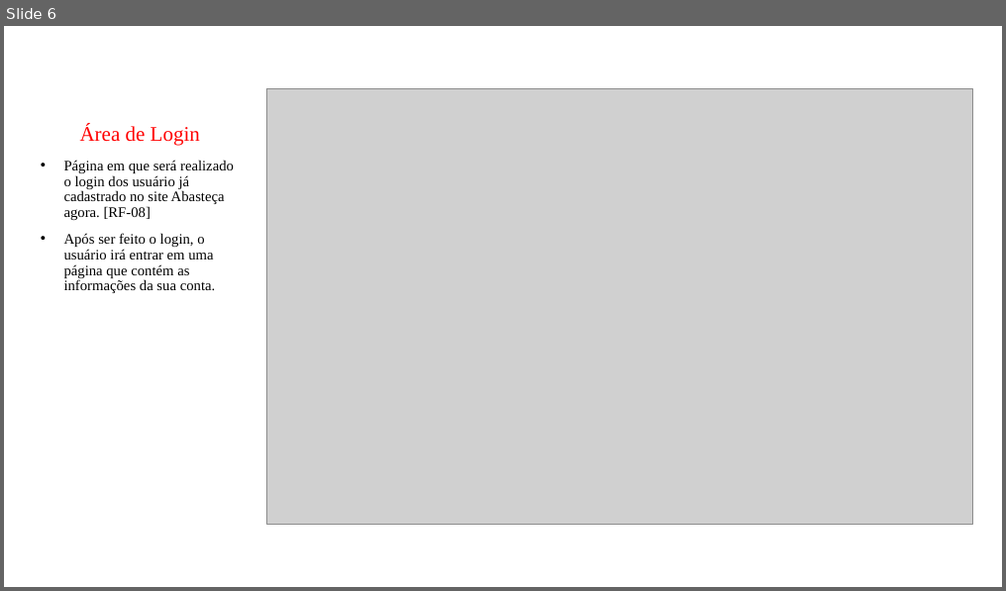
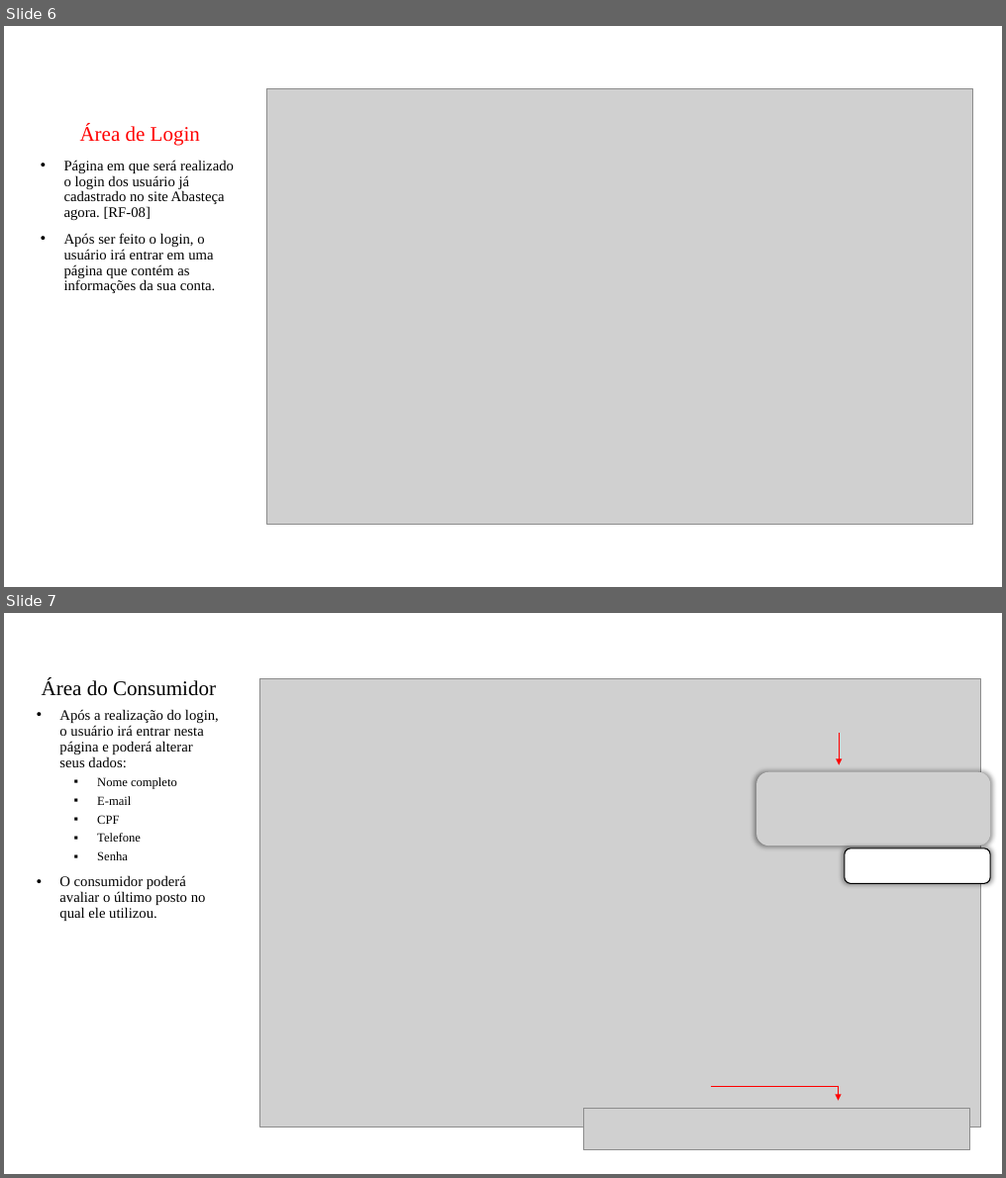
Before and after one commit to ICEI-PUC-Minas-PMV-ADS/pmv-ads-2021-2-e1-proj-web-t5-g3-controle-precos, a slide deck: Apresentação do projeto.pptx. Shown one above the other, each under a label of ours: slide 6 before the commit, slides 6 and 7 after it. The pictures are 1006x591 and 1006x1178 pixels, drawn with LibreOffice and Linux fonts; fonts in the diff are those of the drawing; grey boxes stand for pictures. Boxes give left, top, right and bottom in pixels: in the first picture for what was removed or moved away, otherwise in the second. Text is boxed around its words. In the diff, an @@ line names an element or a change of style, - is before the commit and + after.

```diff
--- a/Apresentação do projeto.pptx
+++ b/Apresentação do projeto.pptx
@@ slide 7 added at (4,613,1002,1174), background #FFFFFF @@
@@ title added at (42,679,216,696), 20 pt, text #000000 @@
+Área do Consumidor
@@ picture added at (259,679,981,1128) @@
@@ subtitle added at (59,709,219,921), 14 pt, text #000000 @@
+• Após a realização do login, o usuário irá entrar nesta página e poderá alterar seus dados:
+  ▪ Nome completo
+  ▪ E-mail
+  ▪ CPF
+  ▪ Telefone
+  ▪ Senha
+• O consumidor poderá avaliar o último posto no qual ele utilizou.
@@ arrow added from (839, 733) to (839, 765), #FF0000 0.5 pt @@
@@ picture added at (756,772,990,846) @@
@@ rounded rectangle added at (845,849,991,884), fill #FFFFFF, outline #000000 1 pt @@
@@ line added from (711, 1087) to (839, 1087), #FF0000 0.5 pt @@
@@ arrow added from (838, 1086) to (838, 1101), #FF0000 0.5 pt @@
@@ picture added at (583,1109,969,1151) @@
```
Also in this commit, not shown: 2 slides changed, 1 slide removed.
